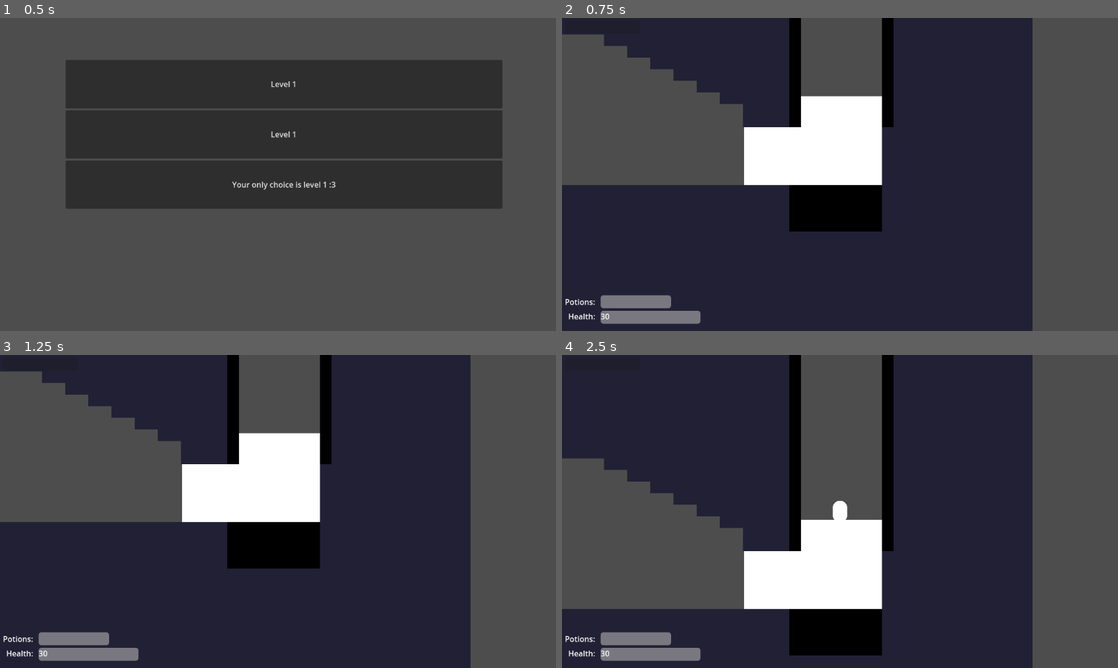
Above: before the commit, frames 1-4 (two rows, left to right).
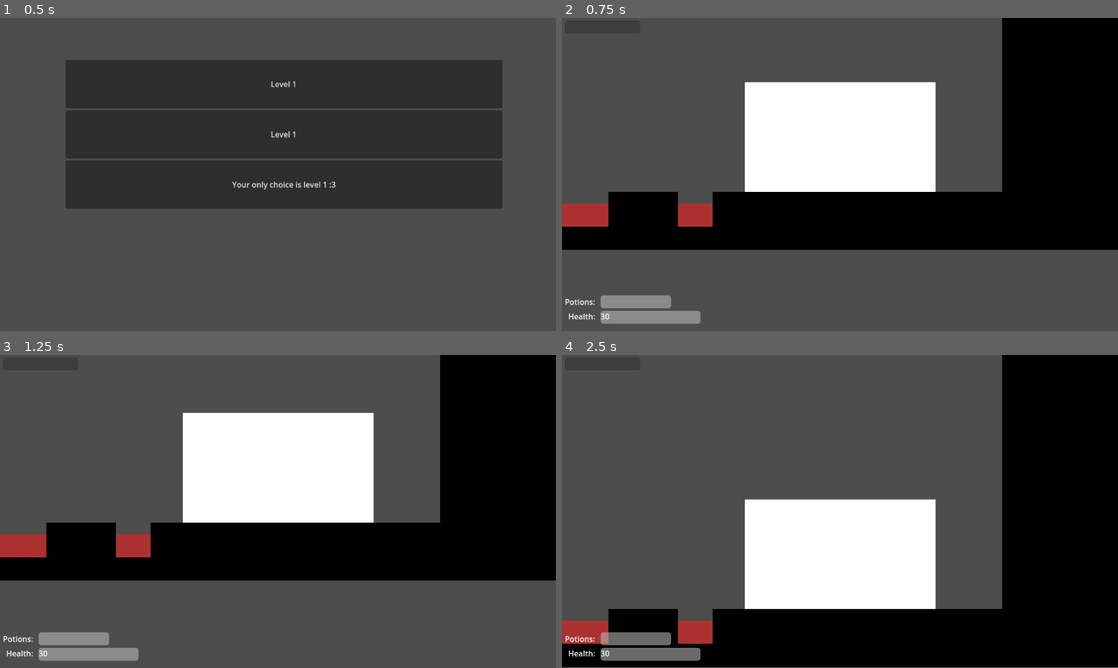
Above: after the commit, the same moments.

Repository: geekazodium/balance-prototype
Game: Godot game, scene res://scenes/level_select.tscn
Two runs of this game, one before a commit and one after it. Both use one fixed random seed, a clock stepped at 60 frames per second and the inputs below. The engine's default icon, where the game draws it, is replaced by a stand-in: a white triangle on a blue panel in a dark square.
Inputs (mouse positions are in pixels of both pictures, inside the frame that each line leads up to):
- Up to frame 1 (0.5 s): no input
- Up to frame 2 (0.75 s): click "Level 1" at 0.5 s
- Up to frame 3 (1.25 s): no input
- Up to frame 4 (2.5 s): tap Enter at 1.25 s; move the mouse to (962, 495) at 1.27 s; tap Space at 2 s; move the mouse to (728, 527) at 2.02 s

Frame 1 is identical in both runs. In frame 2, 71% of the frame differs, in the area x 0-100%, y 0-100%; in frame 3, 71%; in frame 4, 71%.

Commit message:
fix: level should not teleport back to last checkpoint by default.

Diff:
--- a/scripts/saves/checkpoint.gd
+++ b/scripts/saves/checkpoint.gd
@@ -5,8 +5,9 @@
 @export var level: StringName;
 
 func _ready() -> void:
-	if CheckpointSaveState.get_state().get_last_enabled_checkpoint(self.level) == self.index:
+	if CheckpointSaveState.get_state().is_last_checkpoint(self):
+		print(self);
 		EventBus.player_teleport_to_checkpoint.emit(self);
 
 func _on_player_entered(_body: PhysicsBody2D) -> void:
-	CheckpointSaveState.get_state().enable_checkpoint_flag(self.level,self.index);
+	CheckpointSaveState.get_state().set_checkpoint(self.level,self.index);
--- a/scripts/saves/checkpoint_save_state.gd
+++ b/scripts/saves/checkpoint_save_state.gd
@@ -34,9 +34,9 @@
 	save_state = state;
 
 @export var checkpoint_flags: Dictionary[StringName, PackedByteArray] = {};
-@export var last_checkpoint_enabled: Dictionary[StringName, int] = {};
+var last_checkpoint: int = 0;
 
-func enable_checkpoint_flag(level: StringName, index: int) -> void:
+func set_checkpoint(level: StringName, index: int) -> void:
 	var byte_index: int = index / 8;
 	var shift: int = index % 8;
 	self.init_if_needed(level);
@@ -44,8 +44,17 @@
 
 	self.checkpoint_flags[level][byte_index] |= 1 << shift;
 
-	self.last_checkpoint_enabled[level] = index;
+	self.last_checkpoint = index;
 	ResourceSaver.save(self,save_state_path);
+
+func get_last_checkpoint() -> int:
+	return self.last_checkpoint;
+
+func is_last_checkpoint(checkpoint: Checkpoint) -> bool:
+	return checkpoint.index == self.get_last_checkpoint();
+
+func reset_last_checkpoint() -> void:
+	self.last_checkpoint = 0;
 
 func get_checkpoint_flag(level: StringName, index: int) -> bool:
 	var byte_index: int = index / 8;
@@ -55,10 +64,6 @@
 
 	return (checkpoint_flags[level][byte_index] & (1 << shift)) != 0;
 
-func get_last_enabled_checkpoint(level: StringName) -> int:
-	self.init_if_needed(level);
-	return self.last_checkpoint_enabled[level];
-
 func expand_if_needed(level: StringName, index_to_access: int) -> void:
 	if !(self.checkpoint_flags[level].size() > index_to_access):
 		self.checkpoint_flags[level].resize(index_to_access + 1);
@@ -66,4 +71,3 @@
 func init_if_needed(level: StringName) -> void:
 	if !self.checkpoint_flags.has(level):
 		self.checkpoint_flags.set(level, PackedByteArray());
-		self.last_checkpoint_enabled.set(level,0);
--- a/scripts/ui/go_to_level_button.gd
+++ b/scripts/ui/go_to_level_button.gd
@@ -3,4 +3,5 @@
 @export var level_scene: PackedScene;
 
 func _on_button_up() -> void:
+	CheckpointSaveState.get_state().reset_last_checkpoint();
 	self.get_tree().change_scene_to_packed(self.level_scene);
Not shown: 1 places in scenes/levels/tutorial.tscn that only renumber resources
